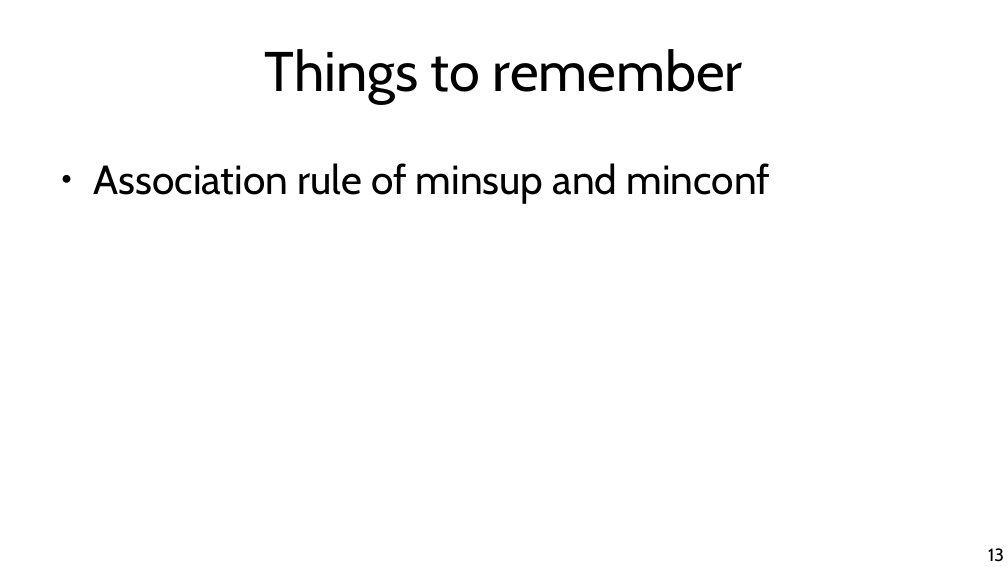
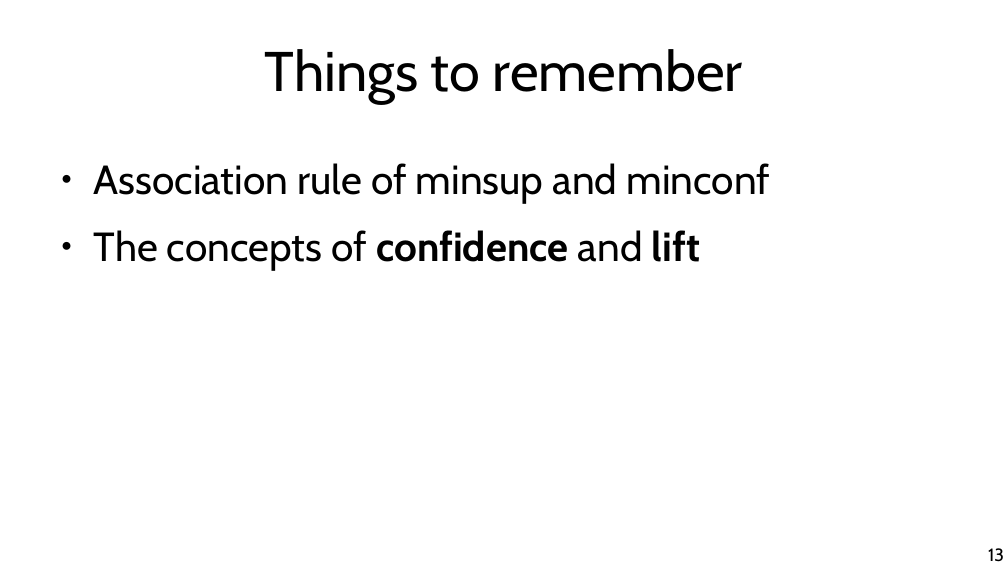
Before and after one commit to marco-calautti/data-mining-course, a slide deck: slide 13 of theory/tt12_association_rules.odp. Drawn at 1008x567 pixels with LibreOffice and Linux fonts; fonts in the diff are those of the drawing. Boxes give left, top, right and bottom in pixels: in the first picture for what was removed or moved away, otherwise in the second. Text is boxed around its words. In the diff, an @@ line names an element or a change of style, - is before the commit and + after.

```diff
--- a/theory/tt12_association_rules.odp
+++ b/theory/tt12_association_rules.odp
@@ text at <box>94,230,700,270</box>: paragraph added @@
+● The concepts of confidence and lift
```
Also in this commit, not shown: 5 other slides changed, 6 other files.
